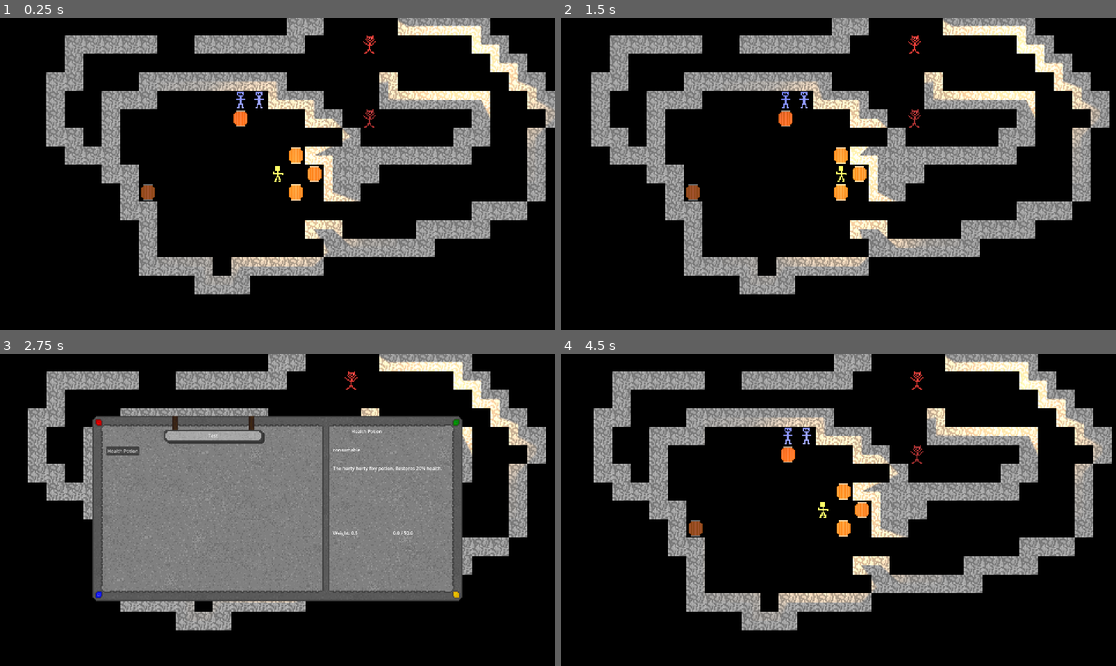
Above: before the commit, frames 1-4 (two rows, left to right).
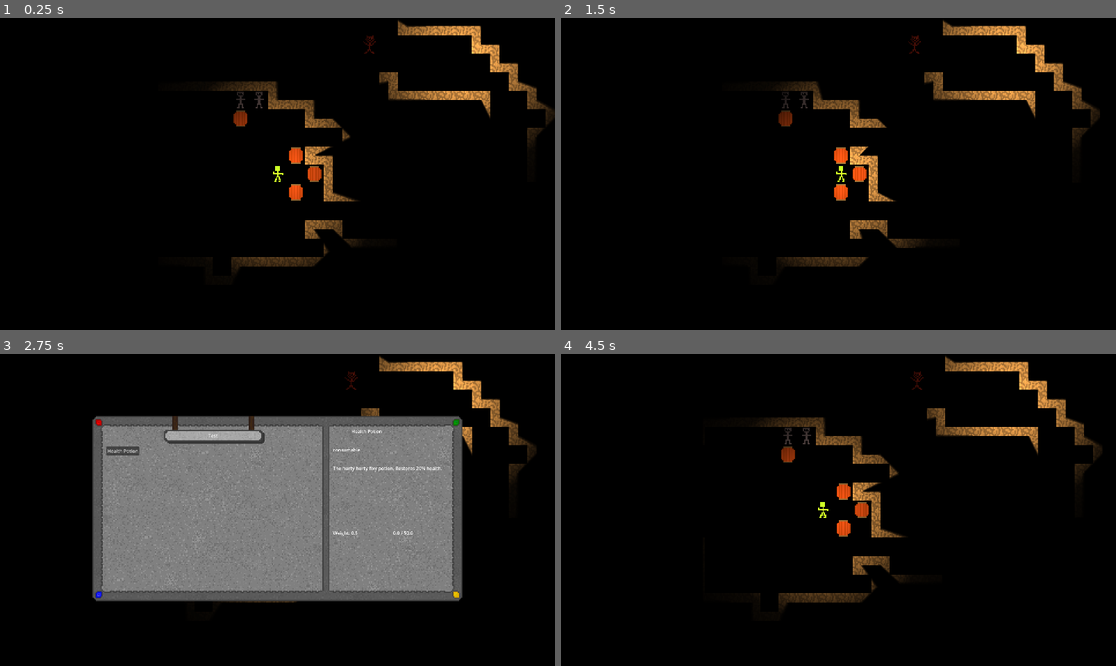
Above: after the commit, the same moments.

Repository: E-Rodowicz/Project-Fantasy
Game: Godot game, scene res://scenes/levels/world.tscn
The game is run twice, just before and just after one commit, with the same random seed, the same clock (stepped at 60 frames per second) and the same inputs.
Inputs:
- Up to frame 1 (0.25 s): no input
- Up to frame 2 (1.5 s): tap Enter at 0.5 s; hold Right (ui_right) 0.53-1.28 s; tap 1 (ability_1) at 0.6 s; tap 2 (ability_2) at 0.8, 1.35 s; hold Down (ui_down) from 1.28 s (still down)
- Up to frame 3 (2.75 s): tap E (interact) at 1.55 s; release Down (ui_down) at 2.03 s; hold Right (ui_right) from 2.03 s (still down); hold E (interact) from 2.03 s (still down); tap 0 (ability_0, bound only after the commit) at 2.3 s
- Up to frame 4 (4.5 s): release Right (ui_right) at 2.78 s; release E (interact) at 2.78 s; hold Up (ui_up) 2.78-3.5 s; tap 0 (ability_0, bound only after the commit) at 2.85 s; tap 3 (ability_3, bound only after the commit) at 3.05, 4.35 s; click "Health Potion" at 3.5 s; tap Space (precise_move) at 4.25 s; hold Left (ui_left) from 4.28 s (still down)

The runs differ from the first frame. In frame 1, 24% of the frame differs, in the area x 8-100%, y 0-89%; in frame 2, 24%, in the area x 5-99%, y 0-89%; in frame 3, 12%; in frame 4, 24%.

Commit message:
Ability hotbar backend

Diff:
--- a/project.godot
+++ b/project.godot
@@ -159,6 +159,46 @@
 "events": [Object(InputEventKey,"resource_local_to_scene":false,"resource_name":"","device":-1,"window_id":0,"alt_press …(191 unchanged characters)…
 ]
 }
+ability_3={
+"deadzone": 0.2,
+"events": [Object(InputEventKey,"resource_local_to_scene":false,"resource_name":"","device":-1,"window_id":0,"alt_pressed":false,"shift_pressed":false,"ctrl_pressed":false,"meta_pressed":false,"pressed":false,"keycode":0,"physical_keycode":51,"key_label":0,"unicode":51,"location":0,"echo":false,"script":null)
+]
+}
+ability_4={
+"deadzone": 0.2,
+"events": [Object(InputEventKey,"resource_local_to_scene":false,"resource_name":"","device":-1,"window_id":0,"alt_pressed":false,"shift_pressed":false,"ctrl_pressed":false,"meta_pressed":false,"pressed":false,"keycode":0,"physical_keycode":52,"key_label":0,"unicode":52,"location":0,"echo":false,"script":null)
+]
+}
+ability_5={
+"deadzone": 0.2,
+"events": [Object(InputEventKey,"resource_local_to_scene":false,"resource_name":"","device":-1,"window_id":0,"alt_pressed":false,"shift_pressed":false,"ctrl_pressed":false,"meta_pressed":false,"pressed":false,"keycode":0,"physical_keycode":53,"key_label":0,"unicode":53,"location":0,"echo":false,"script":null)
+]
+}
+ability_6={
+"deadzone": 0.2,
+"events": [Object(InputEventKey,"resource_local_to_scene":false,"resource_name":"","device":-1,"window_id":0,"alt_pressed":false,"shift_pressed":false,"ctrl_pressed":false,"meta_pressed":false,"pressed":false,"keycode":0,"physical_keycode":54,"key_label":0,"unicode":54,"location":0,"echo":false,"script":null)
+]
+}
+ability_7={
+"deadzone": 0.2,
+"events": [Object(InputEventKey,"resource_local_to_scene":false,"resource_name":"","device":-1,"window_id":0,"alt_pressed":false,"shift_pressed":false,"ctrl_pressed":false,"meta_pressed":false,"pressed":false,"keycode":0,"physical_keycode":55,"key_label":0,"unicode":55,"location":0,"echo":false,"script":null)
+]
+}
+ability_8={
+"deadzone": 0.2,
+"events": [Object(InputEventKey,"resource_local_to_scene":false,"resource_name":"","device":-1,"window_id":0,"alt_pressed":false,"shift_pressed":false,"ctrl_pressed":false,"meta_pressed":false,"pressed":false,"keycode":0,"physical_keycode":56,"key_label":0,"unicode":56,"location":0,"echo":false,"script":null)
+]
+}
+ability_9={
+"deadzone": 0.2,
+"events": [Object(InputEventKey,"resource_local_to_scene":false,"resource_name":"","device":-1,"window_id":0,"alt_pressed":false,"shift_pressed":false,"ctrl_pressed":false,"meta_pressed":false,"pressed":false,"keycode":0,"physical_keycode":57,"key_label":0,"unicode":57,"location":0,"echo":false,"script":null)
+]
+}
+ability_0={
+"deadzone": 0.2,
+"events": [Object(InputEventKey,"resource_local_to_scene":false,"resource_name":"","device":-1,"window_id":0,"alt_pressed":false,"shift_pressed":false,"ctrl_pressed":false,"meta_pressed":false,"pressed":false,"keycode":0,"physical_keycode":48,"key_label":0,"unicode":48,"location":0,"echo":false,"script":null)
+]
+}
 
 [layer_names]
 
--- a/scenes/gui/character_screen.gd
+++ b/scenes/gui/character_screen.gd
@@ -269,6 +269,36 @@
 		combat_skill_tree.visible = false
 		_enter_combat_tabs_active(true)
 		get_viewport().set_input_as_handled()
+		return
+
+	# Hotbar assignment.
+	var slot: int = PlayerData.get_hotbar_slot_from_event(event)
+	if slot != -1:
+		_assign_ability_to_hotbar(slot)
+		# This is critical: it prevents the same key press from also triggering GameMenuManager's
+		# tab switching (since keys 1-4 are shared between ability_X and ui_X actions).
+		get_viewport().set_input_as_handled()
+
+func _assign_ability_to_hotbar(slot: int) -> void:
+	# Get the ability ID for currently selected skill node. Placeholder for now.
+	var ability_id: String = _get_selected_ability_id()
+	if ability_id == "":
+		return
+
+	if not PlayerData.has_ability(ability_id):
+		return
+
+	# Move the logic handling off to PlayerData, which assigns the ability, removes it, etc.
+	PlayerData.assign_hotbar(slot, ability_id)
+
+func _get_selected_ability_id() -> String:
+	# This connects teh skills tree data to the ability system. Once the skills nodes will know
+	# which ability they represent, returns that ID. Placeholder for now.
+	if skill_nodes.is_empty():
+		return ""
+	# All palceholder, will need to be redone probably.
+	var node: Button = skill_nodes[selected_skill_node]
+	return ""
 
 func _input_general_stats(event: InputEvent) -> void:
 	if event.is_action_pressed("ui_up") and not event.is_echo():
--- a/scenes/levels/world.tscn
+++ b/scenes/levels/world.tscn
@@ -274,7 +274,6 @@
 position = Vector2(-40, -72)
 
 [node name="CanvasModulate" type="CanvasModulate" parent="." unique_id=1899601071]
-visible = false
 color = Color(0, 0, 0, 1)
 
 [node name="WorldEnvironment" type="WorldEnvironment" parent="." unique_id=1827157273]
--- a/scripts/autoloaders/PlayerData.gd
+++ b/scripts/autoloaders/PlayerData.gd
@@ -89,6 +89,7 @@
 
 func _ready() -> void:
 	learn_ability("cleave")
+	hotbar[1] = "cleave"
 	ap_max = 1
 	add_quest({
 		"id": "imp_in_attic",
@@ -279,3 +280,41 @@
 func learn_ability(ability_id: String) -> void:
 	if ability_id not in learned_abilities:
 		learned_abilities.append(ability_id)
+
+# ============================================================
+# HOTBAR
+# 10 slots: index 0 = key 1 (locked to basic attack), index 1-9 = keys 2-0.
+# Each slot holds an ability ID string, or "" if empty.
+# "basic_attack" is a special ID meaning the built-in melee attack mode.
+# ============================================================
+var hotbar: Array = ["basic_attack", "", "", "", "", "", "", "", "", ""]
+
+func assign_hotbar(slot: int, ability_id: String) -> void:
+	if slot == 0:
+		return
+	# If the ability is on this slot, return.
+	if hotbar[slot] == ability_id:
+		hotbar[slot] = ""
+		return
+	# Removes the ability from its current slot (if its on any slot) then prevents the ability from
+	# appearing on two slots at once.
+	for i in range(hotbar.size()):
+		if hotbar[i] == ability_id:
+			hotbar[i] = ""
+	# Places it on requested slot.
+	hotbar[slot] = ability_id
+
+func get_hotbar_ability(slot: int) -> String:
+	if slot < 0 or slot >= hotbar.size():
+		return ""
+	return hotbar[slot]
+
+func get_hotbar_slot_from_event(event: InputEvent) -> int:
+	var action_map: Array = [
+		"ability_1", "ability_2", "ability_3", "ability_4", "ability_5",
+		"ability_6", "ability_7", "ability_8", "ability_9", "ability_0"
+	]
+	for i in range(action_map.size()):
+		if event.is_action_pressed(action_map[i]) and not event.is_echo():
+			return i
+	return -1
--- a/scripts/combat/combatant_turn.gd
+++ b/scripts/combat/combatant_turn.gd
@@ -43,6 +43,9 @@
 var ability_direction: Vector2i = Vector2i.ZERO
 var ability_tiles: Array = []
 var ability_instance: BaseAbility = null
+var has_ability_target: bool = false
+
+var active_hotbar_slot: int = -1
 
 const CURSOR_MOVE_RATE: float = 0.12
 var cursor_move_timer: float = 0.0
@@ -105,6 +108,7 @@
 					cursor_tile = wanted
 					has_target = false
 				cursor_move_timer = CURSOR_MOVE_RATE
+				_redraw()
 			elif mode == Mode.MOVE:
 				var new_tile := cursor_tile + dir
 				if _is_tile_on_screen(new_tile):
@@ -118,11 +122,7 @@
 		return
 
 	if mode == Mode.MOVE:
-		if Input.is_action_just_pressed("ability_1"):
-			_enter_attack_mode()
-		elif Input.is_action_just_pressed("ability_2"):
-			_enter_ability_mode("cleave")
-		elif Input.is_action_just_pressed("interact"):
+		if Input.is_action_just_pressed("interact"):
 			_on_confirm()
 		elif Input.is_action_just_pressed("cancel"):
 			_on_cancel()
@@ -131,11 +131,53 @@
 			_on_attack_confirm()
 		elif Input.is_action_just_pressed("cancel"):
 			_on_attack_cancel()
-		elif Input.is_action_just_pressed("ability_1"):
-			# Pressing 1 again backs out of attack mode.
-			_exit_attack_mode()
 	elif mode == Mode.ABILITY:
 		_handle_ability_input()
+
+func _unhandled_input(event: InputEvent) -> void:
+	if ai_controlled or animating:
+		return
+
+	var slot: int = PlayerData.get_hotbar_slot_from_event(event)
+	if slot == -1:
+		return
+
+	_handle_hotbar_press(slot)
+	get_viewport().set_input_as_handled()
+
+func _handle_hotbar_press(slot: int) -> void:
+	var ability_id: String = PlayerData.get_hotbar_ability(slot)
+
+	# Empty slot means do nothing.
+	if ability_id == "":
+		return
+
+	# If we're already in this slot's mode, toggle it off (going back to Move).
+	if slot == active_hotbar_slot:
+		if mode == Mode.ATTACK:
+			_exit_attack_mode()
+		elif mode == Mode.ABILITY:
+			_exit_ability_mode()
+		active_hotbar_slot = -1
+		return
+
+	# If we're in a different mode, exit that first.
+	if mode == Mode.ATTACK:
+		_exit_attack_mode()
+	elif mode == Mode.ABILITY:
+		_exit_ability_mode()
+
+	# Enter the new mode.
+	if ability_id == "basic_attack":
+		_enter_attack_mode()
+		active_hotbar_slot = slot
+
+	else:
+		_enter_ability_mode(ability_id)
+		# Only tracks as active is we actually are in the mode, in case we cannot use it due to AP
+		# or something else.
+		if mode == Mode.ABILITY:
+			active_hotbar_slot = slot
 
 func _enter_ability_mode(ability_id: String) -> void:
 	var ability: Dictionary = AbilityDB.get_ability(ability_id)
@@ -168,6 +210,31 @@
 	ability_tiles.clear()
 	overlay.clear_all()
 
+	# Auto-aims toward the direction with the most enemies. This only works for "direction"
+	# abilities, which are orthogonal left, right, top, down aiming abilities directly from the
+	# player character.
+	if ability_instance.get_targeting_type() == "direction":
+		var best_direction: Vector2i = Vector2i.ZERO
+		var best_count: int = 0
+		var directions: Array = [
+			Vector2i(0, -1), Vector2i(0, 1),
+			Vector2i(-1, 0), Vector2i(1, 0)
+		]
+
+		for dir in directions:
+			var tiles: Array = ability_instance.get_target_tiles(player_tile, dir, world_layer)
+			var count: int = 0
+			for tile in tiles:
+				if _tile_has_combatant(tile):
+					count += 1
+			if count > best_count:
+				best_count = count
+				best_direction = dir
+
+		if best_direction != Vector2i.ZERO:
+			ability_direction = best_direction
+			_build_ability_tiles()
+
 func _handle_ability_input() -> void:
 	if active_ability.get("targeting") == "direction":
 		var new_direction: Vector2i = Vector2i.ZERO
@@ -183,13 +250,27 @@
 
 		if new_direction != Vector2i.ZERO:
 			ability_direction = new_direction
+			has_ability_target = false
 			_build_ability_tiles()
 
 		if Input.is_action_just_pressed("interact") and not ability_tiles.is_empty():
-			_execute_ability()
+			if not has_ability_target:
+				has_ability_target = true
+				_redraw_ability_confirm()
+			else:
+				_execute_ability()
 
 		if Input.is_action_just_pressed("cancel"):
-			_exit_ability_mode()
+			if has_ability_target:
+				has_ability_target = false
+				_build_ability_tiles()
+			else:
+				_exit_ability_mode()
+
+func _redraw_ability_confirm() -> void:
+	overlay.clear_all()
+	for tile in ability_tiles:
+		overlay.paint_bright_green(tile)
 
 func _build_ability_tiles() -> void:
 	ability_tiles = ability_instance.get_target_tiles(player_tile, ability_direction, world_layer)
@@ -217,7 +298,12 @@
 	active_ability = {}
 	ability_direction = Vector2i.ZERO
 	ability_tiles.clear()
-	overlay.clear_all()
+	active_hotbar_slot = -1
+	ability_instance = null
+	has_ability_target = false
+	cursor_tile = player_tile
+	_recalculate_reachable()
+	_redraw()
 
 func _get_attack_range() -> int:
 	if combatant.is_in_group("player"):
@@ -498,6 +584,7 @@
 	has_target = false
 	attack_range_tiles.clear()
 	cursor_tile = player_tile
+	active_hotbar_slot = -1
 	_recalculate_reachable()
 	_redraw()
 
@@ -628,11 +715,13 @@
 	if has_target:
 		overlay.paint_bright_green(attack_target)
 		return
+	if cursor_tile == player_tile:
+		return
 	# Only the cursor tile is highlighted: purple if an enemy is there, red if empty.
 	if _tile_has_combatant(cursor_tile):
 		overlay.paint_purple(cursor_tile)
 	else:
-		overlay.paint_red(cursor_tile)
+		overlay.paint_yellow(cursor_tile)
 
 func end_turn() -> void:
 	overlay.clear_all()
